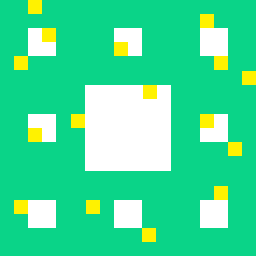
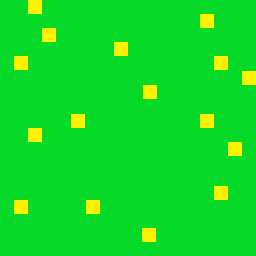
Revision of a layered 256 × 256 image; what changed, layer by layer:
hid group "Group 1 copy 8" (9 layers) over [0, 85, 85, 171]
hid group "Group 1 copy 7" (9 layers) over [0, 171, 85, 256]
hid group "Group 1 copy 6" (9 layers) over [85, 171, 171, 256]
hid group "Group 1 copy 5" (9 layers) over [171, 171, 256, 256]
hid group "Group 1 copy 4" (9 layers) over [171, 85, 256, 171]
hid group "Group 1 copy 3" (9 layers) over [171, 0, 256, 85]
hid group "Group 1 copy 2" (9 layers) over [85, 0, 171, 85]
hid group "Group 1 copy" (9 layers) over [0, 0, 85, 85]
added layer "Rectangle 1 copy 25" in group "Group 1" over [82, 85, 171, 174]
